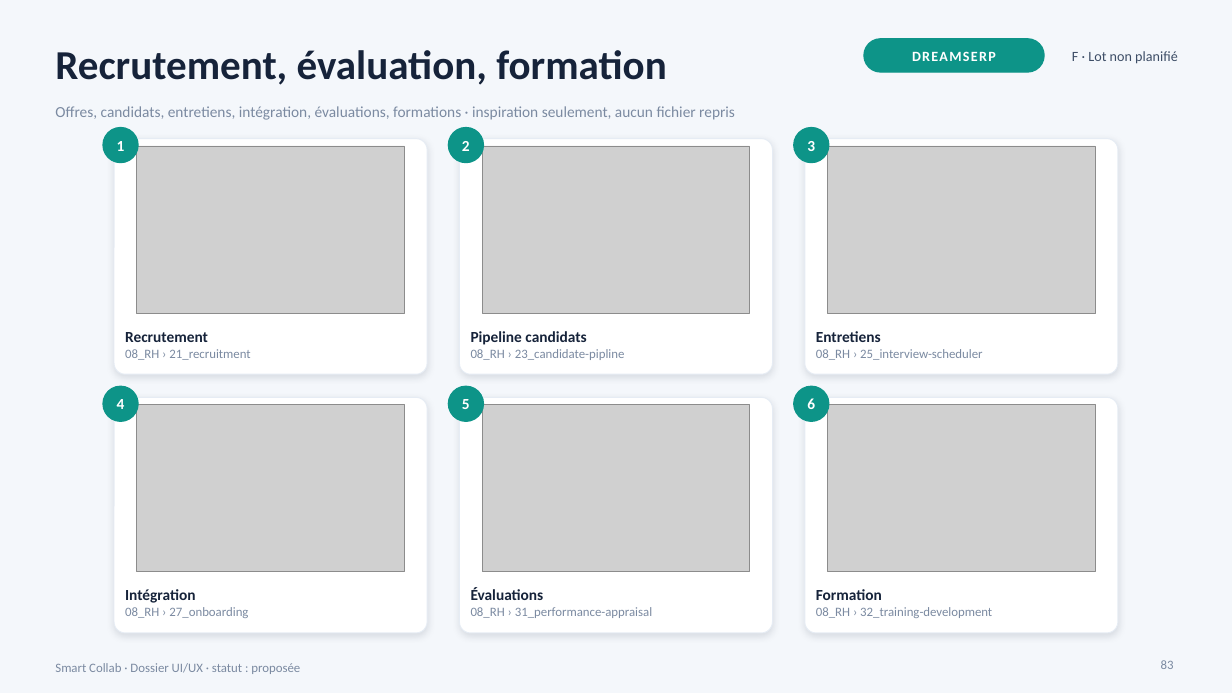
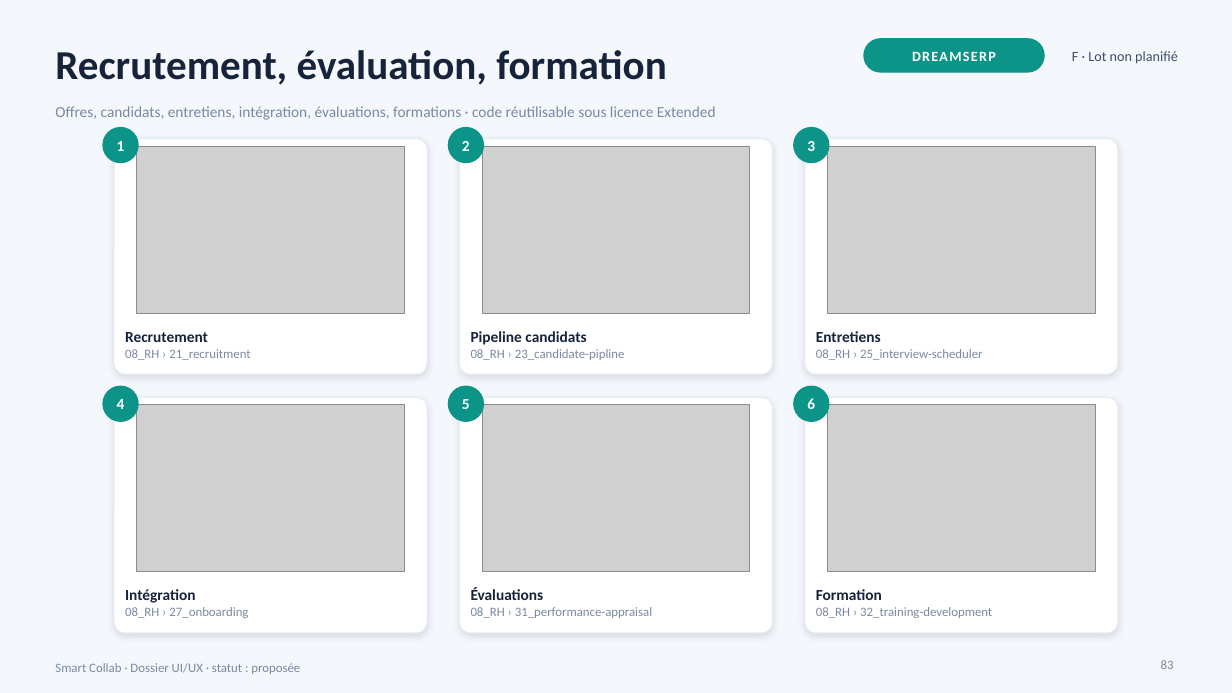
Before and after one commit to Sydney854/smart-collab, a slide deck: slide 83 of 05_UI_UX/DOSSIER_UI_UX_MODULES.pptx. Drawn at 1232x693 pixels with LibreOffice and Linux fonts; fonts in the diff are those of the drawing; grey boxes stand for pictures. Boxes give left, top, right and bottom in pixels: in the first picture for what was removed or moved away, otherwise in the second. Text is boxed around its words. In the diff, an @@ line names an element or a change of style, - is before the commit and + after.

```diff
--- a/05_UI_UX/DOSSIER_UI_UX_MODULES.pptx
+++ b/05_UI_UX/DOSSIER_UI_UX_MODULES.pptx
@@ text at bbox=[55, 106, 716, 120]: text changed @@
-Offres, candidats, entretiens, intégration, évaluations, formations · inspiration seulement, aucun fichier repris
+Offres, candidats, entretiens, intégration, évaluations, formations · code réutilisable sous licence Extended
```
Also in this commit, not shown: 37 other slides changed, 15 other files.
